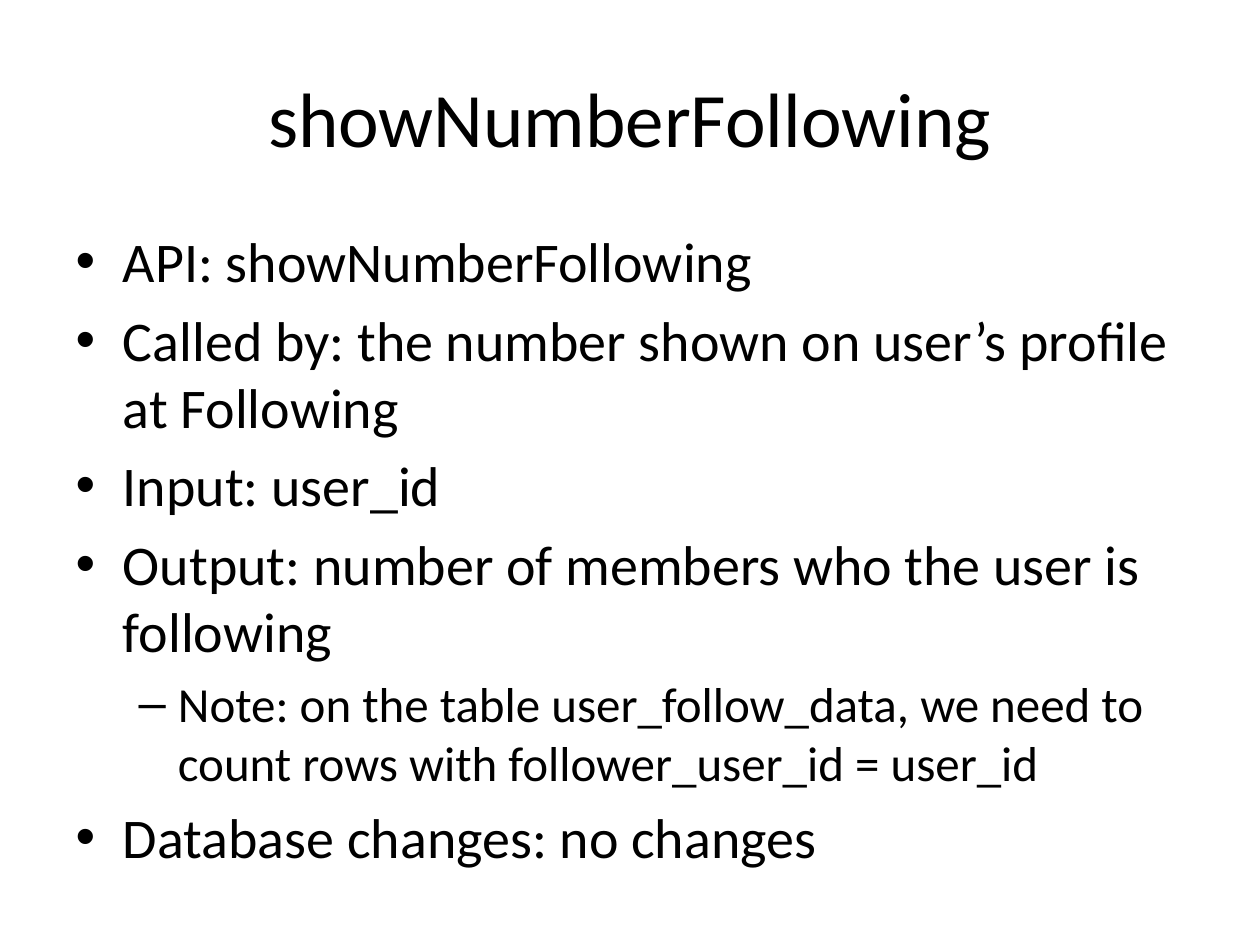
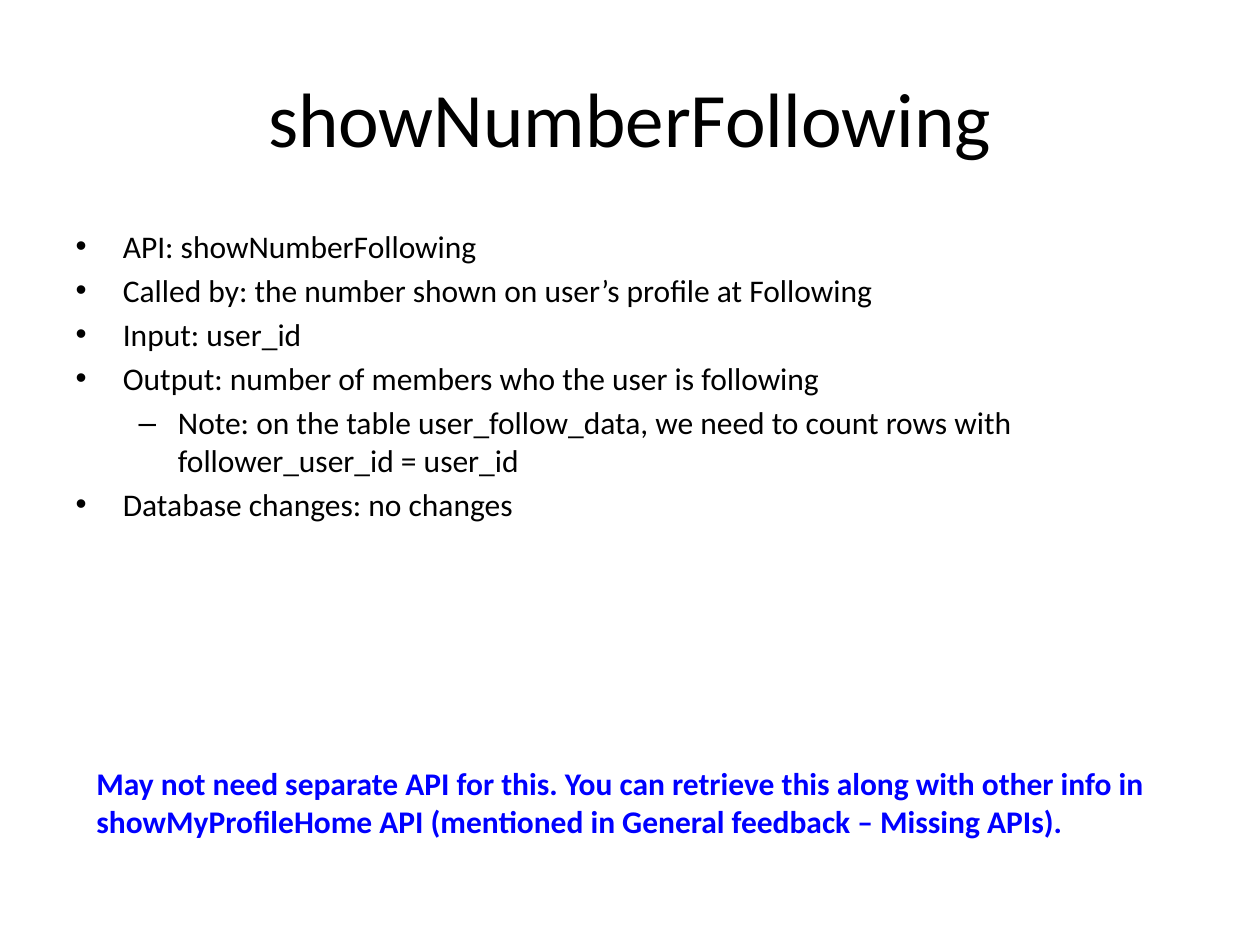
Before and after one commit to catalonia/mob, a slide deck: slide 23 of ws/WS Design Docs/API_Listing.pptx (slide 22 before the commit). Drawn at 1260x945 pixels with LibreOffice and Linux fonts; fonts in the diff are those of the drawing. Boxes give left, top, right and bottom in pixels: in the first picture for what was removed or moved away, otherwise in the second. Text is boxed around its words. In the diff, an @@ line names an element or a change of style, - is before the commit and + after.

Commit message:
Deepinder - complete feedback for Loc's API Listing doc 30June

```diff
--- a/ws/WS Design Docs/API_Listing.pptx
+++ b/ws/WS Design Docs/API_Listing.pptx
@@ text "API: showNumberFollowing" at [123,236,1011,522]: size 32 to 18 pt in "API: showNumberFollowing", "Called by: the number shown on user’s ...", "Input: user_id", "Output: number of members who the user ..." and 1 more places; size 28 to 18 pt in "Note: on the table user_follow_data, we need ..."; less space between paragraphs @@
@@ text added at [96,773,1144,839], 18 pt, text #0000FF, bold @@
+May not need separate API for this. You can retrieve this along with other info in showMyProfileHome API (mentioned in General feedback – Missing APIs).
```
Also in this commit, not shown: 17 other slides changed, 1 slide added.
